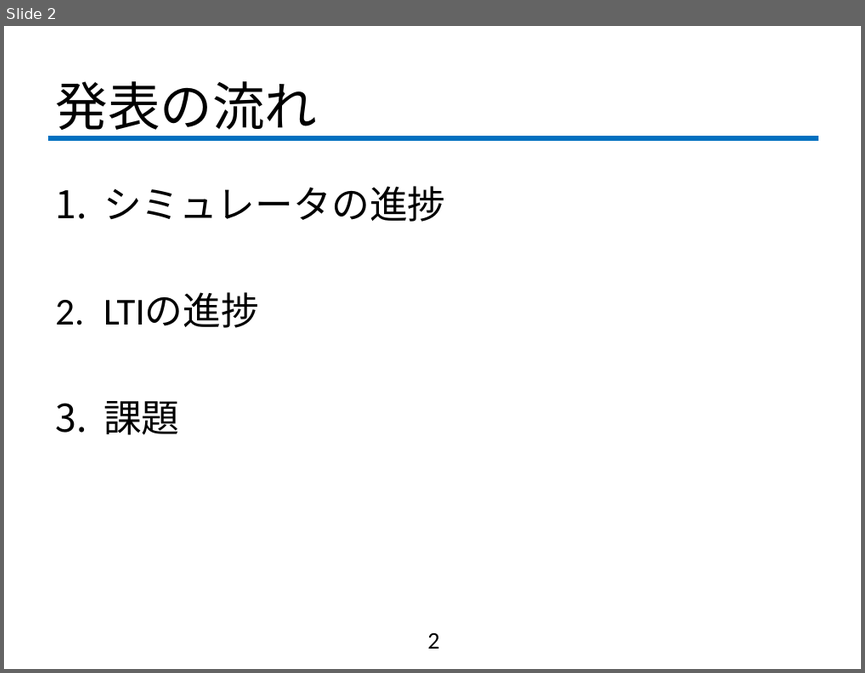
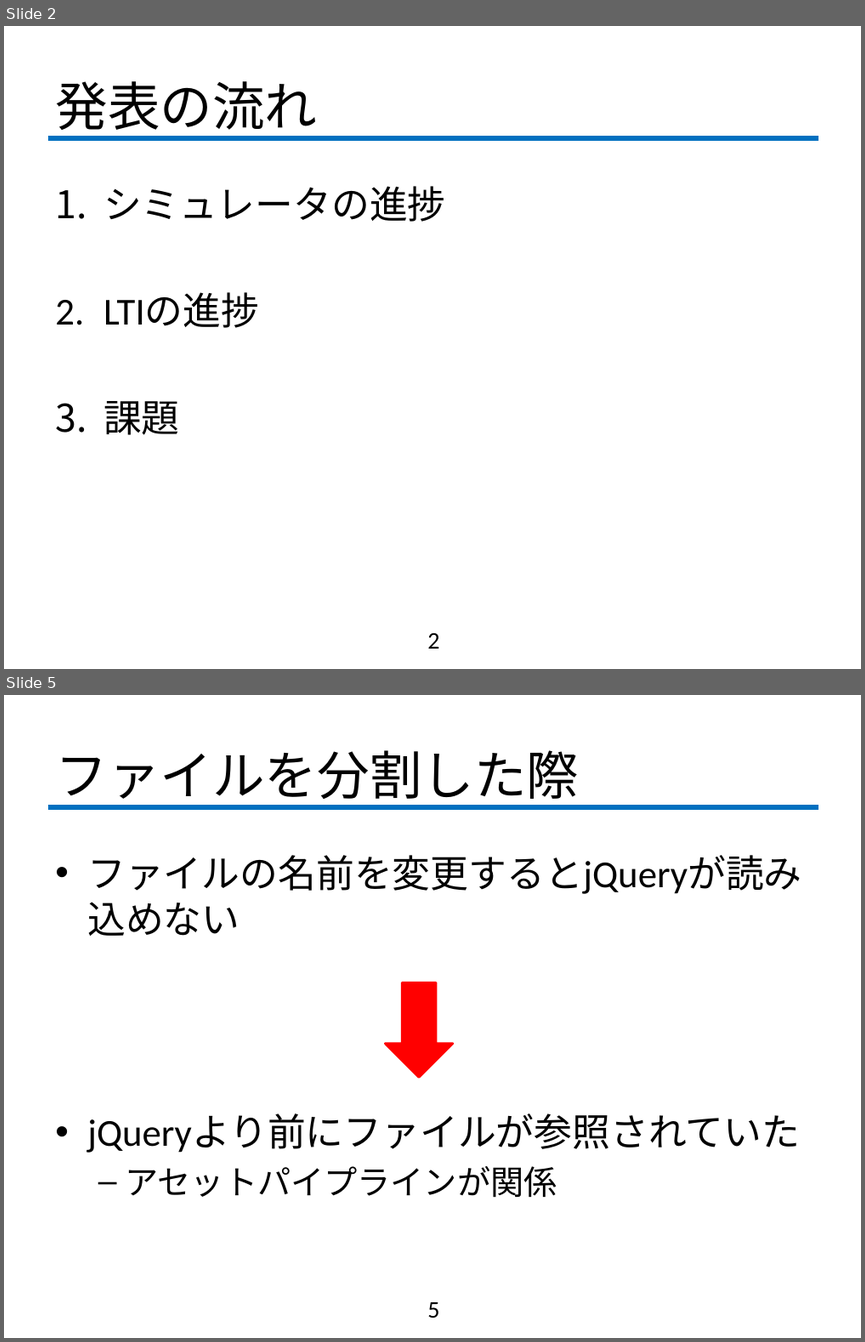
Before and after one commit to fujiLabo/fuji_simu, a slide deck: 1021進捗.pptx. Shown one above the other, each under a label of ours: slide 2 before the commit, slides 2 and 5 after it; the slides between them are not shown. The pictures are 865x673 and 865x1342 pixels, drawn with LibreOffice and Linux fonts; fonts in the diff are those of the drawing; background and template pictures are left out. Boxes give left, top, right and bottom in pixels: in the first picture for what was removed or moved away, otherwise in the second. Text is boxed around its words. In the diff, an @@ line names an element or a change of style, - is before the commit and + after.

```diff
--- a/1021進捗.pptx
+++ b/1021進捗.pptx
@@ slide 5 added at bbox=[4, 695, 861, 1338], background #FFFFFF; not listed: 1 template element that a slide beside it also shows @@
@@ title added at bbox=[55, 750, 579, 808], 44 pt, text #000000 @@
+ファイルを分割した際
@@ text added at bbox=[87, 855, 801, 1197], 32 pt, text #000000 @@
+• ファイルの名前を変更するとjQueryが読み込めない
+• jQueryより前にファイルが参照されていた
+  – アセットパイプラインが関係
@@ down arrow added at bbox=[386, 983, 453, 1077], fill #FF0000, outline #FF0000 2 pt @@
@@ page number added at bbox=[427, 1302, 439, 1318], 20 pt, text #000000 @@
+5
```
Also in this commit, not shown: 4 slides changed.
